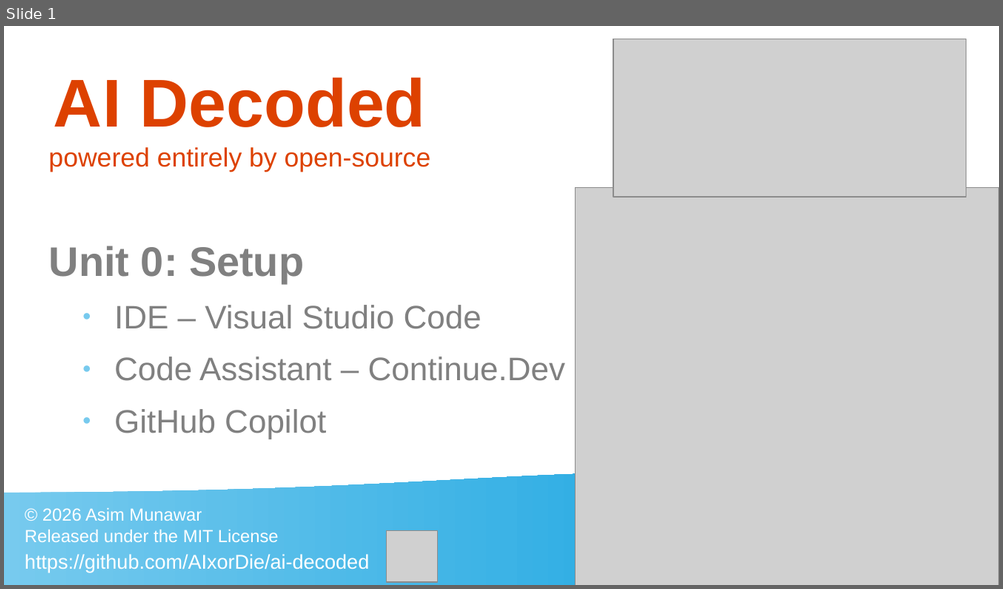
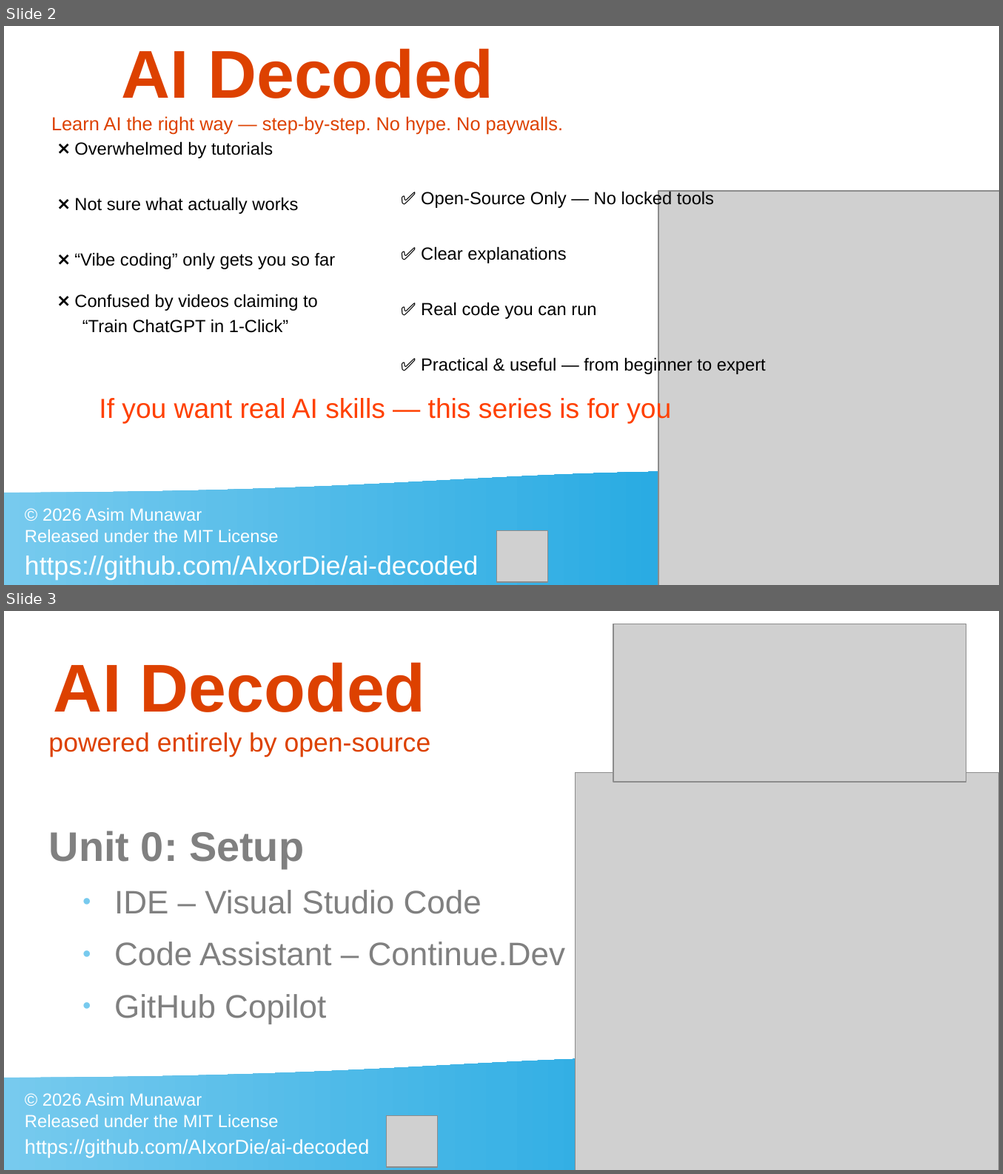
Before and after one commit to AIxorDie/ai-decoded, a slide deck: helping_materials/Thumbnails.odp. Shown one above the other, each under a label of ours: slide 1 before the commit, slides 2 and 3 after it. The pictures are 1003x589 and 1003x1174 pixels, drawn with LibreOffice and Linux fonts; fonts in the diff are those of the drawing; grey boxes stand for pictures. Boxes give left, top, right and bottom in pixels: in the first picture for what was removed or moved away, otherwise in the second. Text is boxed around its words. In the diff, an @@ line names an element or a change of style, - is before the commit and + after.

```diff
--- a/helping_materials/Thumbnails.odp
+++ b/helping_materials/Thumbnails.odp
@@ slide 2 added at bbox=[4, 26, 999, 585], background #FFFFFF; not listed: 1 template element that a slide beside it also shows @@
@@ title added at bbox=[51, 48, 563, 134], 15 pt, text #DD4100 @@
+AI Decoded
+Learn AI the right way — step-by-step. No hype. No paywalls.
@@ text added at bbox=[74, 141, 336, 333], 14 pt, text #000000 @@
+❌ Overwhelmed by tutorials
+❌ Not sure what actually works
+❌ “Vibe coding” only gets you so far
+❌ Confused by videos claiming to
+“Train ChatGPT in 1-Click”
@@ text added at bbox=[421, 190, 765, 375], 14 pt, text #000000 @@
+✅ Open-Source Only — No locked tools
+✅ Clear explanations
+✅ Real code you can run
+✅ Practical & useful — from beginner to expert
@@ picture added at bbox=[658, 191, 999, 585] @@
@@ text added at bbox=[99, 397, 671, 424], 22 pt, text #FF4000 @@
+If you want real AI skills — this series is for you
@@ text added at bbox=[25, 508, 279, 543], 14 pt, text #FFFFFF @@
+© 2026 Asim Munawar
+Released under the MIT License
@@ picture added at bbox=[497, 531, 548, 582] @@
@@ text added at bbox=[25, 556, 478, 581], 21 pt, text #FFFFFF @@
+https://github.com/AIxorDie/ai-decoded
@@ what was slide 1 is now slide 3 @@
```
Also in this commit, not shown: 1 slide changed, 1 other slide added, 1 other file.
